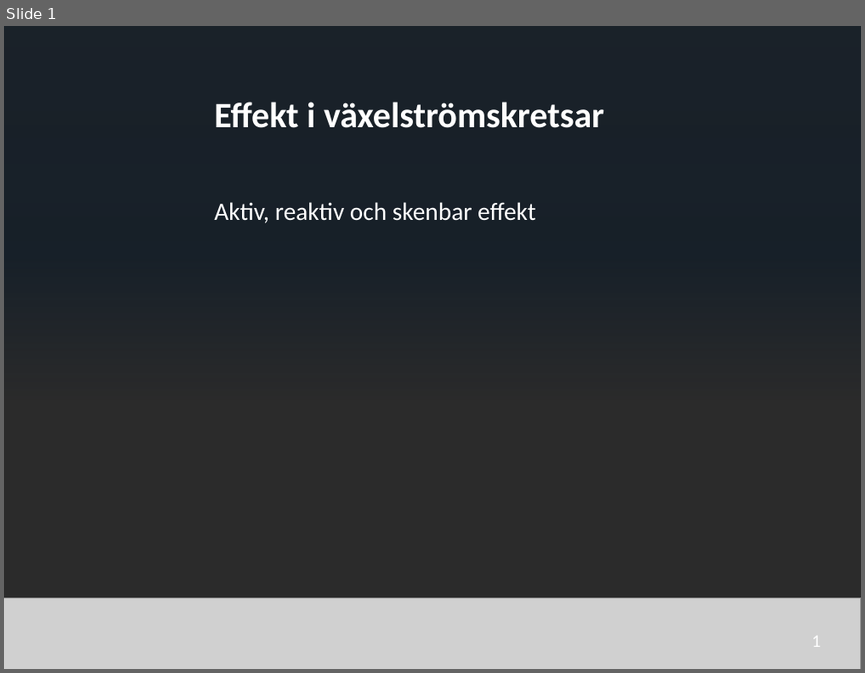
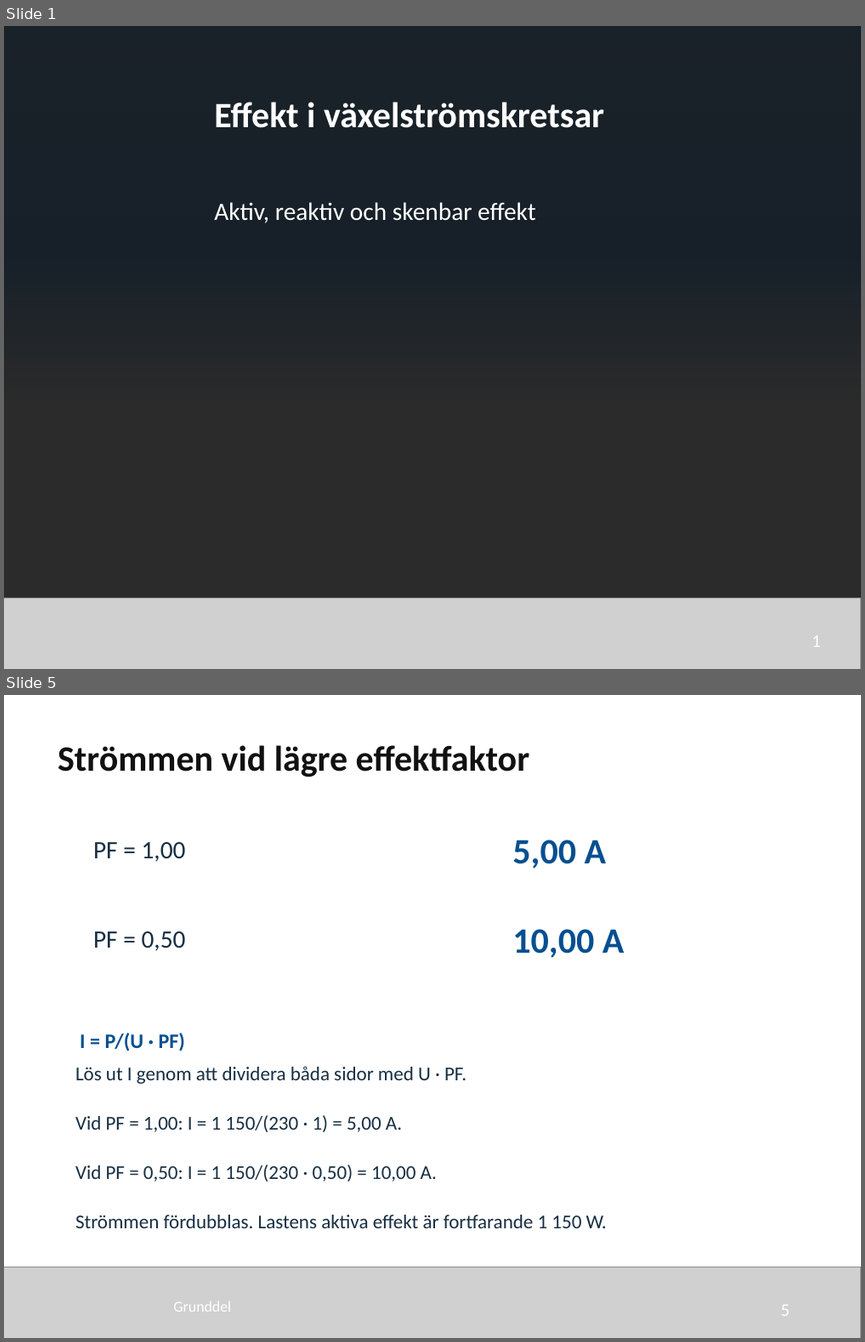
Before and after one commit to nj22az/nj22az.github.io, a slide deck: sjoskolan/vecka-40/aktuell/v40_03_Effekt_i_vaxelstromskretsar_elev.pptx. Shown one above the other, each under a label of ours: slide 1 before the commit, slides 1 and 5 after it; the slides between them are not shown. The pictures are 865x673 and 865x1342 pixels, drawn with LibreOffice and Linux fonts; fonts in the diff are those of the drawing; grey boxes stand for pictures; background and template pictures are left out; a plain dark background stands for a picture behind light text. Boxes give left, top, right and bottom in pixels: in the first picture for what was removed or moved away, otherwise in the second. Text is boxed around its words. In the diff, an @@ line names an element or a change of style, - is before the commit and + after.

Commit message:
Gör vecka 40 AC begriplig från genomgång till guidad labb
Samordna grundexempel, tre kortfilmer och omarbetade PowerPoints.
Inför åtta guidade uppgifter, enklare protokoll och lärarstöd.
Skilj ut Station B, kontrollera båda mätarna och rätta uppgiftsåterställning.
Bevara tidigare presentationer och lägg till gränssnittstester.

```diff
--- a/sjoskolan/vecka-40/aktuell/v40_03_Effekt_i_vaxelstromskretsar_elev.pptx
+++ b/sjoskolan/vecka-40/aktuell/v40_03_Effekt_i_vaxelstromskretsar_elev.pptx
@@ slide 5 added at bbox=[4, 695, 861, 1338], background #FFFFFF @@
@@ text added at bbox=[58, 745, 529, 777], 30 pt, text #111111, bold @@
+Strömmen vid lägre effektfaktor
@@ text added at bbox=[93, 842, 186, 862], 21 pt, text #172F43 @@
+PF = 1,00
@@ text added at bbox=[512, 839, 606, 868], 30 pt, text #064F91, bold @@
+5,00 A
@@ text added at bbox=[93, 931, 186, 951], 21 pt, text #172F43 @@
+PF = 0,50
@@ text added at bbox=[512, 929, 624, 958], 30 pt, text #064F91, bold @@
+10,00 A
@@ text added at bbox=[80, 1032, 185, 1051], 17.2 pt, text #064F91, bold @@
+I = P/(U · PF)
@@ text added at bbox=[75, 1066, 607, 1228], 16.5 pt, text #172F43 @@
+Lös ut I genom att dividera båda sidor med U · PF.
+Vid PF = 1,00: I = 1 150/(230 · 1) = 5,00 A.
+Vid PF = 0,50: I = 1 150/(230 · 0,50) = 10,00 A.
+Strömmen fördubblas. Lastens aktiva effekt är fortfarande 1 150 W.
@@ picture added at bbox=[4, 1266, 861, 1338] @@
@@ text added at bbox=[173, 1301, 231, 1311], 12.8 pt, text #FFFFFF @@
+Grunddel
@@ text added at bbox=[781, 1304, 790, 1315], 15 pt, text #FFFFFF @@
+5
```
Also in this commit, not shown: 13 other slides added, 35 slides removed, 44 other files.
